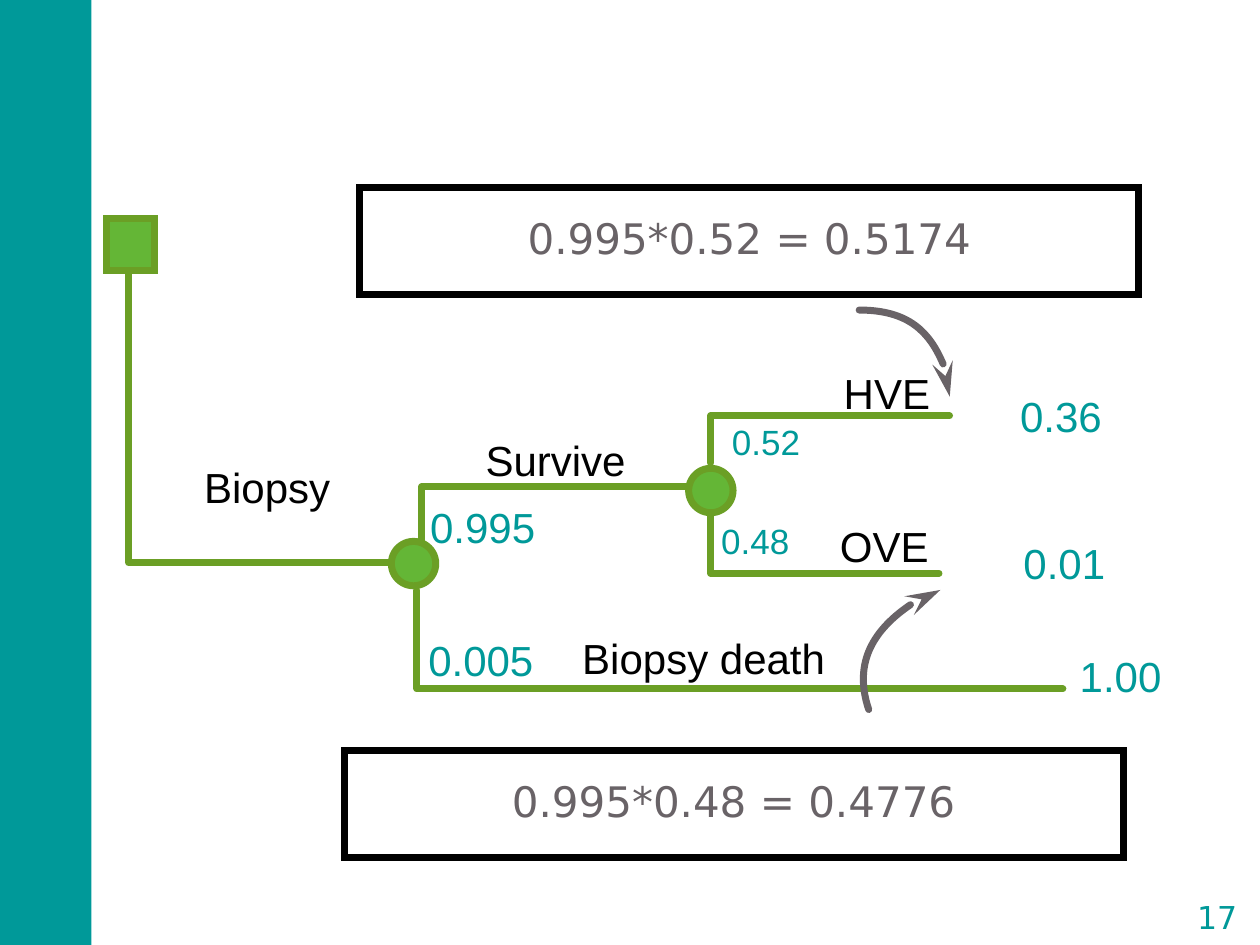
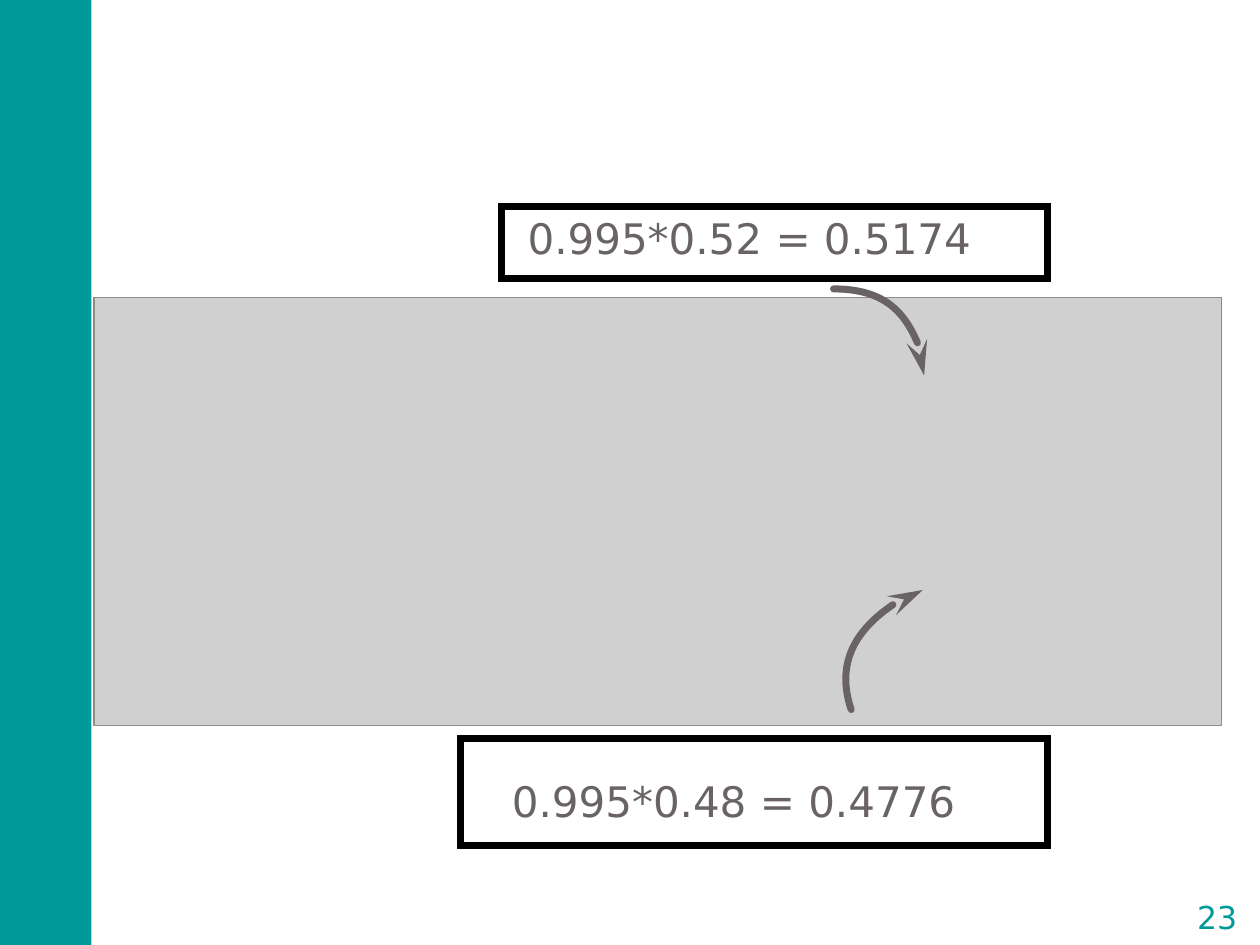
Before and after one commit to DARTH-git/Course-Modularization, a slide deck: slide 23 of static/Course_Modularization/Decision trees/Slides/DecisionTreeSlides_video_2.pptx (slide 17 before the commit). Drawn at 1260x945 pixels with LibreOffice and Linux fonts; fonts in the diff are those of the drawing; grey boxes stand for pictures. Boxes give left, top, right and bottom in pixels: in the first picture for what was removed or moved away, otherwise in the second. Text is boxed around its words. In the diff, an @@ line names an element or a change of style, - is before the commit and + after.

```diff
--- a/static/Course_Modularization/Decision trees/Slides/DecisionTreeSlides_video_2.pptx
+++ b/static/Course_Modularization/Decision trees/Slides/DecisionTreeSlides_video_2.pptx
@@ rectangle: place and size @@
-rectangle at [360,188,1139,295]
+rectangle at [501,207,1048,278]
@@ rectangle removed at [106,219,154,271] @@
@@ freeform shape removed at [129,258,410,563] @@
@@ picture added at [94,297,1222,726] @@
@@ freeform shape: place and size @@
-freeform shape at [859,310,950,397]
+freeform shape at [834,289,925,375]
@@ text removed at [844,380,930,418] @@
-HVE
@@ freeform shape removed at [711,416,950,464] @@
@@ text removed at [1020,402,1102,433] @@
-0.36
@@ text removed at [486,445,626,484] @@
-Survive
@@ text removed at [732,430,800,456] @@
-0.52
@@ text removed at [204,472,330,512] @@
-Biopsy
@@ ellipse removed at [689,469,733,513] @@
@@ freeform shape removed at [422,486,699,544] @@
@@ freeform shape removed at [711,505,939,573] @@
@@ text removed at [430,513,535,552] @@
-0.995
@@ text removed at [721,529,789,555] @@
-0.48
@@ text removed at [840,532,929,563] @@
-OVE
@@ ellipse removed at [392,542,436,586] @@
@@ text removed at [1023,549,1105,580] @@
-0.01
@@ freeform shape removed at [417,591,1063,689] @@
@@ freeform shape: place and size @@
-freeform shape at [840,590,969,710]
+freeform shape at [822,590,952,710]
@@ text removed at [428,646,533,677] @@
-0.005
@@ text removed at [582,643,825,682] @@
-Biopsy death
@@ text removed at [1080,662,1162,693] @@
-1.00
@@ rectangle: place and size @@
-rectangle at [344,751,1123,858]
+rectangle at [460,738,1047,845]
@@ page number at [1197,905,1237,930]: text changed @@
-17
+23
```
Also in this commit, not shown: 7 other slides changed, 6 slides added, 1 slide removed, 1 other file.
